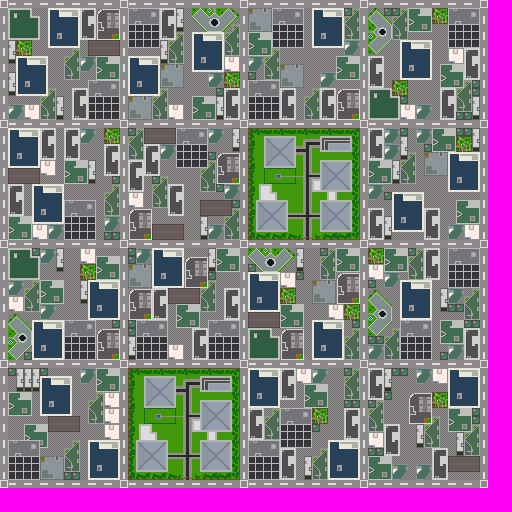
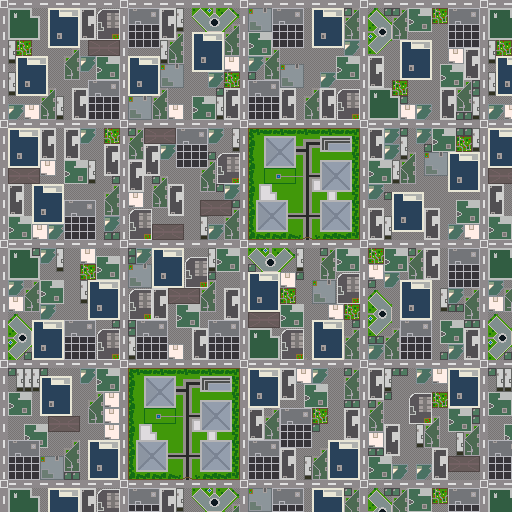
Layers edited between the first and the second 512×512 image:
added layer "Layer 408" above "Layer 407" over left=480, top=480, right=512, bottom=512
added layer "Layer 407" above "Layer 406" over left=0, top=488, right=488, bottom=512
added layer "Layer 406" above "Layer 363" over left=488, top=0, right=512, bottom=488
